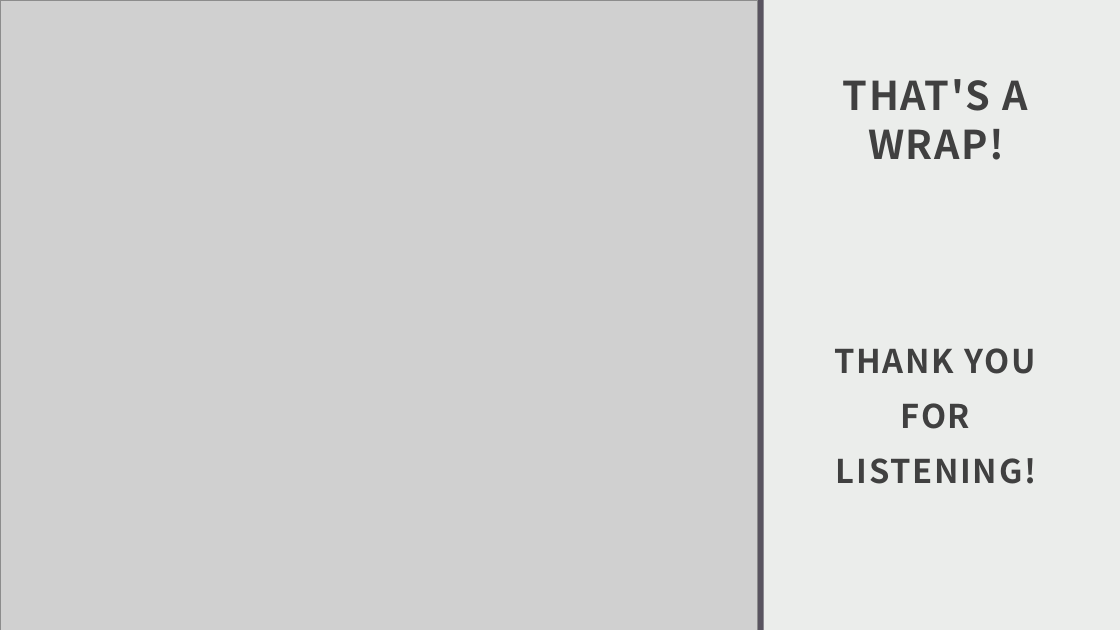
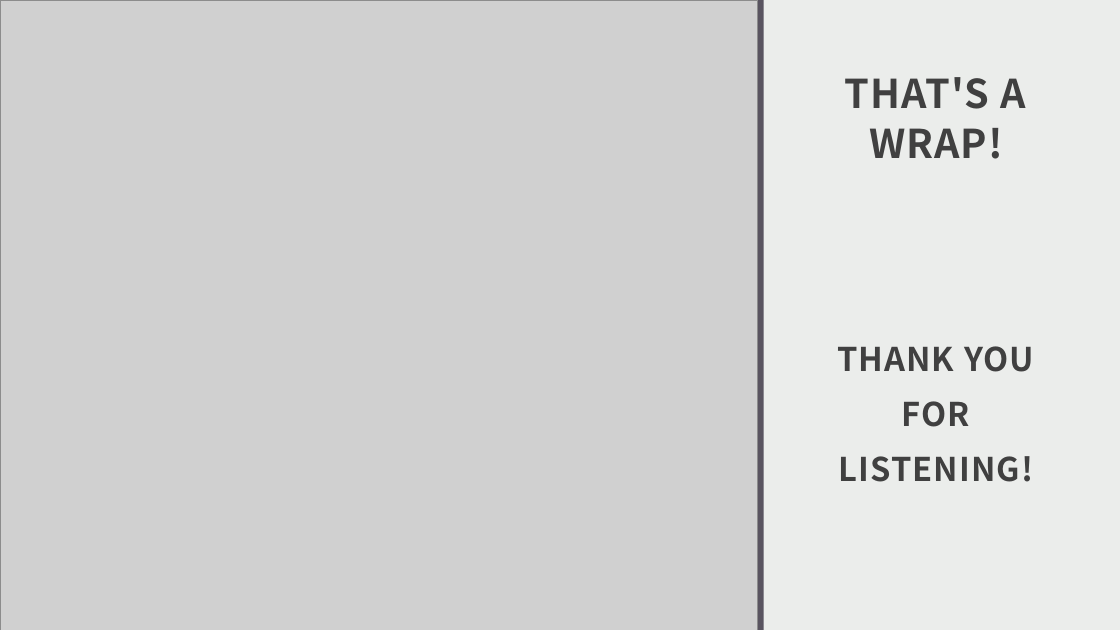
Before and after one commit to Wonuabimbola/analysis-of-the-film-industry, a slide deck: slide 10 of analysis_of_film_industry.pptx (slide 6 before the commit). Drawn at 1120x630 pixels with LibreOffice and Linux fonts; fonts in the diff are those of the drawing; grey boxes stand for pictures. Boxes give left, top, right and bottom in pixels: in the first picture for what was removed or moved away, otherwise in the second. Text is boxed around its words. In the diff, an @@ line names an element or a change of style, - is before the commit and + after.

```diff
--- a/analysis_of_film_industry.pptx
+++ b/analysis_of_film_industry.pptx
@@ title "THAT'S A WRAP!" at (x1=845, y1=77, x2=1026, y2=159): letter spacing 1.5 to 1 pt @@
@@ text "THANK YOU FOR LISTENING!" at (x1=837, y1=346, x2=1034, y2=482): letter spacing 1.5 to 1 pt @@
```
Also in this commit, not shown: 5 other slides changed, 4 slides added, 1 other file.
